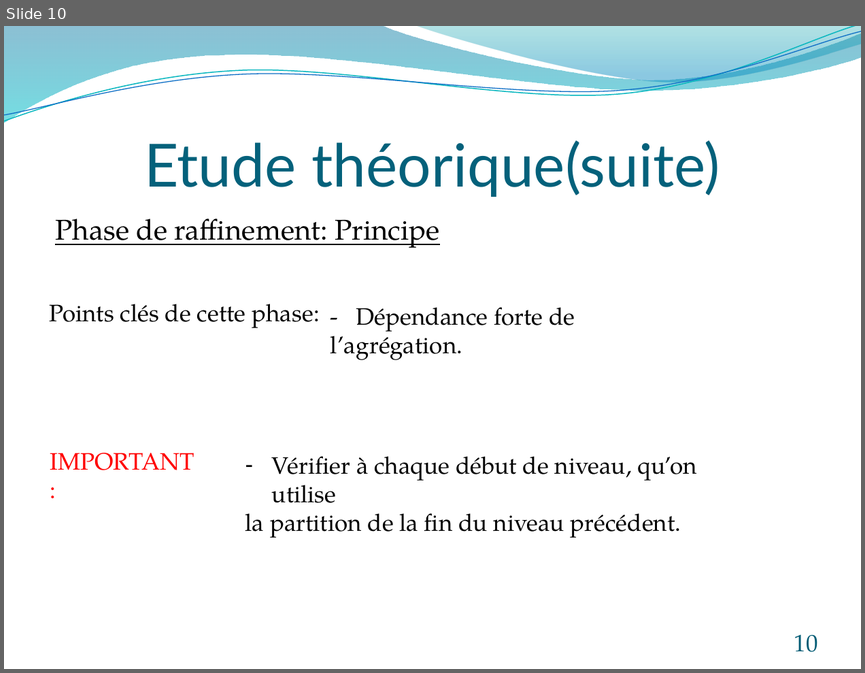
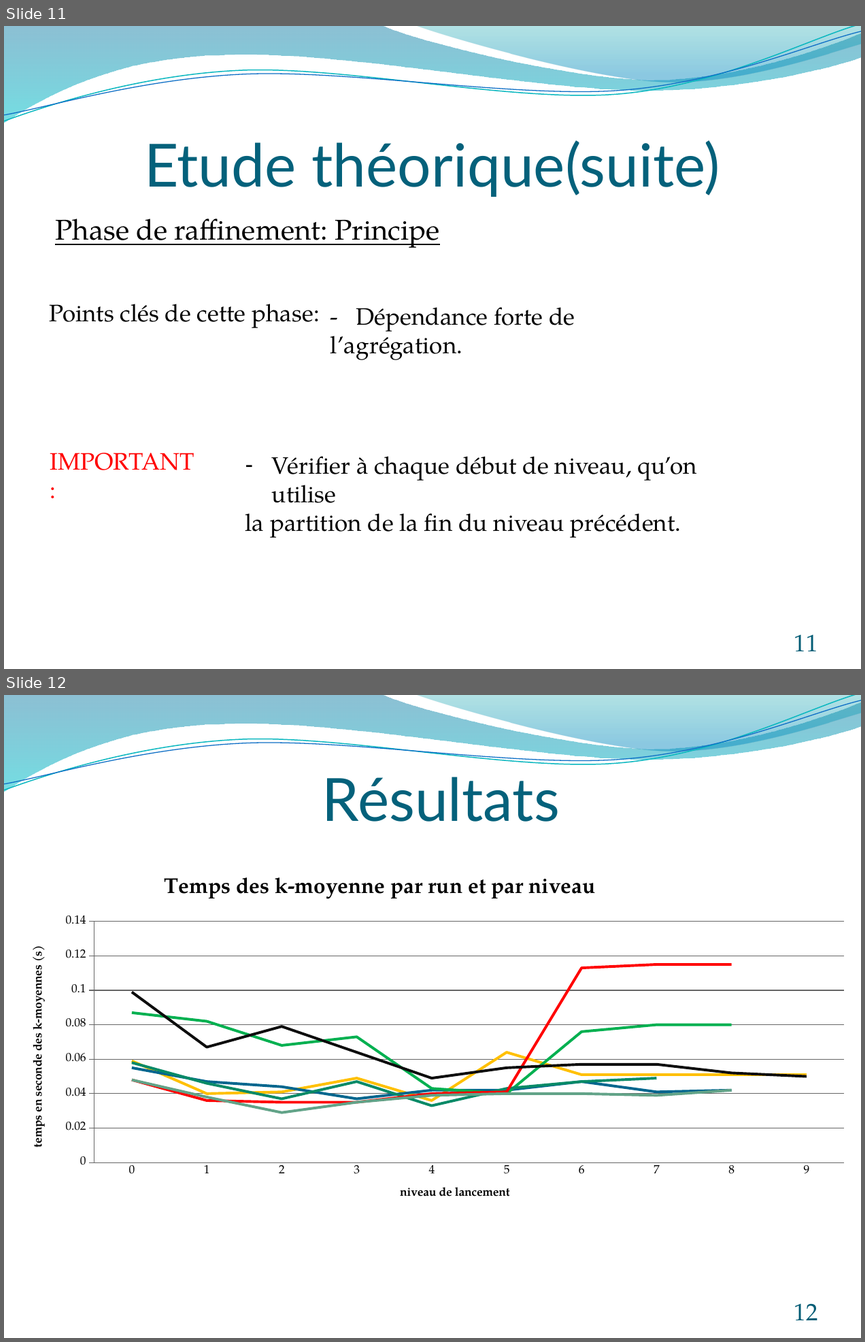
Before and after one commit to rogelja/Projet, a slide deck: PowerPoint/Présentation soutenance.pptx. Shown one above the other, each under a label of ours: slide 10 before the commit, slides 11 and 12 after it. The pictures are 865x673 and 865x1342 pixels, drawn with LibreOffice and Linux fonts; fonts in the diff are those of the drawing. Boxes give left, top, right and bottom in pixels: in the first picture for what was removed or moved away, otherwise in the second. Text is boxed around its words. In the diff, an @@ line names an element or a change of style, - is before the commit and + after.

```diff
--- a/PowerPoint/Présentation soutenance.pptx
+++ b/PowerPoint/Présentation soutenance.pptx
@@ slide 12 added at bbox=[4, 695, 861, 1338], background #FFFFFF; not listed: 4 template elements that a slide beside it also shows @@
@@ title added at bbox=[322, 777, 560, 821], 50 pt, text #04617B @@
+Résultats
@@ line chart added at bbox=[14, 868, 861, 1217] @@
+title "Temps des k-moyenne par run et par niveau"
+categories: 0, 1, 2, 3, 4, 5, 6, 7, 8, 9
+Series 1: 0.059, 0.04, 0.041, 0.049, 0.036, 0.064, 0.051, 0.051, 0.051, 0.051
+Series 2: 0.055, 0.047, 0.044, 0.037, 0.042, 0.042, 0.047, 0.041, 0.042
+Series 3: 0.087, 0.082, 0.068, 0.073, 0.043, 0.04, 0.076, 0.08, 0.08
+Series 4: 0.058, 0.046, 0.037, 0.047, 0.033, 0.043, 0.047, 0.049
+Series 5: 0.048, 0.036, 0.035, 0.035, 0.04, 0.041, 0.113, 0.115, 0.115
+Series 6: 0.099, 0.067, 0.079, 0.064, 0.049, 0.055, 0.057, 0.057, 0.052, 0.05
+Series 7: 0.048, 0.038, 0.029, 0.035, 0.039, 0.04, 0.04, 0.039, 0.042
@@ page number added at bbox=[794, 1303, 818, 1320], 20 pt, text #045D75 @@
+12
@@ what was slide 10 is now slide 11 @@
@@ page number at bbox=[794, 635, 818, 651]: text changed @@
-10
+11
```
Also in this commit, not shown: 8 slides changed, 3 other slides added, 2 slides removed, 4 other files.
